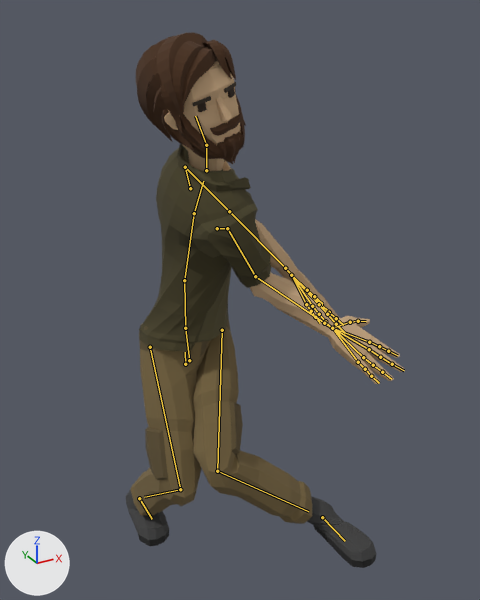
The glTF model app/src/main/assets/characters/Adventurer.gltf as it was, and as the next commit left it.
Before and after are seen from a 50 mm camera at (-0.732, -1.721, 1.659) aimed at (0.109, -0.192, 0.894). The axes (+X, +Y, +Z) are drawn at lower left. The lights are the same throughout. The older version comes first. Both versions are drawn at frame 3 of the action 'Throw_BH'; the numbers are the values there. The bones that change, and the others that lie on the model, are drawn over the model as lines.

Names of what the first picture shows: 'Adventurer_Body', 'Adventurer_Feet', 'Adventurer_Head', 'Adventurer_Legs'.
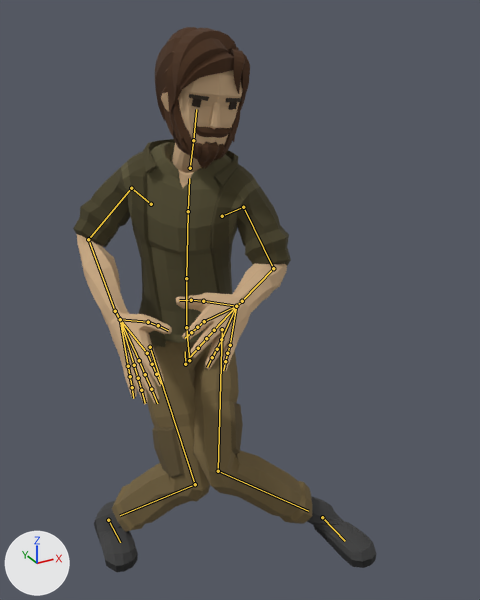
Boxes [x1, y1, x2, y2] around the edits, measured in the pictures (480 x 600 px):
```json
{"object": "Adventurer_Body", "change": "posed", "before": [139, 144, 404, 384], "after": [73, 139, 291, 405], "on screen": "18% narrower, 11% taller"}
{"object": "Adventurer_Legs", "change": "posed", "before": [131, 319, 312, 524], "after": [112, 340, 312, 532]}
{"object": "Adventurer_Head", "change": "posed", "before": [136, 32, 246, 171], "after": [155, 27, 250, 173], "on screen": "14% narrower"}
{"object": "Adventurer_Feet", "change": "posed", "before": [126, 489, 377, 568], "after": [94, 497, 377, 572], "on screen": "13% wider"}
{"bone": "Hips", "before": "(189, 360) to (185, 328)", "after": "(189, 360) to (186, 327)"}
{"bone": "Abdomen", "before": "(185, 328) to (184, 280)", "after": "(186, 327) to (186, 278)"}
{"bone": "Torso", "before": "(184, 280) to (194, 213)", "after": "(186, 278) to (188, 211)"}
{"bone": "Chest", "before": "(194, 213) to (203, 181)", "after": "(188, 211) to (189, 178)"}
{"bone": "Neck", "before": "(206, 170) to (206, 145)", "after": "(190, 168) to (193, 140)"}
{"bone": "Head", "before": "(206, 145) to (195, 116)", "after": "(193, 140) to (196, 109)"}
{"bone": "UpperArm.L", "before": "(185, 167) to (229, 211)", "after": "(243, 207) to (273, 268)"}
{"bone": "LowerArm.L", "before": "(229, 211) to (285, 268)", "after": "(273, 268) to (242, 301)"}
{"bone": "Wrist.L", "before": "(285, 268) to (291, 275)", "after": "(242, 301) to (236, 306)"}
{"bone": "UpperArm.R", "before": "(227, 228) to (255, 276)", "after": "(131, 188) to (88, 239)"}
{"bone": "LowerArm.R", "before": "(255, 276) to (324, 323)", "after": "(88, 239) to (115, 311)"}
{"bone": "Wrist.R", "before": "(324, 323) to (332, 328)", "after": "(115, 311) to (120, 319)"}
{"bone": "UpperLeg.R", "before": "(150, 347) to (180, 489)", "after": "(150, 347) to (195, 484)"}
{"bone": "LowerLeg.R", "before": "(180, 489) to (144, 497)", "after": "(195, 484) to (120, 515)"}
{"bone": "Foot.R", "before": "(139, 498) to (152, 519)", "after": "(108, 520) to (120, 542)"}
```

Scene script edits in JSON lines:
```json
{"block": "bone_hips", "where": "bone_hips = bpy.data.objects['CharacterArmature'].pose.bones['Hips']  # child of 'Body'"}
{"op": "set", "path": "bone_hips.rotation_quaternion", "old": "(0.995, 0.0, 0.095, 0.013)", "new": "(0.999, 0.0, -0.033, -0.005)", "note": "degrees (0, 11, 2) -> degrees (0, -4, -1)"}
{"block": "bone_abdomen", "where": "bone_abdomen = bpy.data.objects['CharacterArmature'].pose.bones['Abdomen']  # child of 'Hips'"}
{"op": "set", "path": "bone_abdomen.rotation_quaternion", "old": "(0.971, 0.053, 0.228, 0.034)", "new": "(0.994, 0.042, -0.098, -0.011)", "note": "degrees (8, 26, 6) -> degrees (5, -11, -2)"}
{"block": "bone_torso", "where": "bone_torso = bpy.data.objects['CharacterArmature'].pose.bones['Torso']  # child of 'Abdomen'"}
{"op": "set", "path": "bone_torso.rotation_quaternion", "old": "(0.957, 0.054, 0.284, 0.017)", "new": "(0.991, 0.042, -0.126, -0.004)", "note": "degrees (8, 33, 4) -> degrees (5, -14, -1)"}
{"block": "bone_chest", "where": "bone_chest = bpy.data.objects['CharacterArmature'].pose.bones['Chest']  # child of 'Torso'"}
{"op": "set", "path": "bone_chest.rotation_quaternion", "old": "(0.986, 0.041, 0.151, 0.054)", "new": "(0.996, 0.052, -0.072, -0.019)", "note": "degrees (6, 17, 7) -> degrees (6, -8, -3)"}
{"block": "bone_neck", "where": "bone_neck = bpy.data.objects['CharacterArmature'].pose.bones['Neck']  # child of 'Chest'"}
{"op": "set", "path": "bone_neck.rotation_quaternion", "old": "(0.928, -0.122, -0.348, 0.049)", "new": "(0.986, -0.022, 0.158, -0.039)", "note": "degrees (-20, -39, 13) -> degrees (-3, 18, -5)"}
{"block": "bone_head", "where": "bone_head = bpy.data.objects['CharacterArmature'].pose.bones['Head']  # child of 'Neck'"}
{"op": "set", "path": "bone_head.rotation_quaternion", "old": "(0.937, -0.241, -0.252, -0.033)", "new": "(0.985, -0.122, 0.123, -0.011)", "note": "degrees (-30, -29, 4) -> degrees (-14, 14, -3)"}
{"block": "bone_upperarm_l", "where": "bone_upperarm_l = bpy.data.objects['CharacterArmature'].pose.bones['UpperArm.L']  # child of 'Shoulder.L'"}
{"op": "set", "path": "bone_upperarm_l.rotation_quaternion", "old": "(0.502, -0.505, 0.0, -0.703)", "new": "(0.889, -0.38, 0.0, -0.254)", "note": "degrees (-46, -45, -89) -> degrees (-44, -11, -27)"}
{"block": "bone_lowerarm_l", "where": "bone_lowerarm_l = bpy.data.objects['CharacterArmature'].pose.bones['LowerArm.L']  # child of 'UpperArm.L'"}
{"op": "set", "path": "bone_lowerarm_l.rotation_quaternion", "old": "(0.998, -0.06, 0.0, -0.031)", "new": "(0.799, 0.105, 0.0, -0.591)", "note": "degrees (-7, 0, -4) -> degrees (10, 7, -72)"}
{"block": "bone_wrist_l", "where": "bone_wrist_l = bpy.data.objects['CharacterArmature'].pose.bones['Wrist.L']  # child of 'LowerArm.L'"}
{"op": "set", "path": "bone_wrist_l.rotation_quaternion", "old": "(0.999, -0.037, 0.0, -0.017)", "new": "(0.997, -0.069, 0.0, -0.047)", "note": "degrees (-4, 0, -2) -> degrees (-8, 0, -5)"}
{"block": "bone_upperarm_r", "where": "bone_upperarm_r = bpy.data.objects['CharacterArmature'].pose.bones['UpperArm.R']  # child of 'Shoulder.R'"}
{"op": "set", "path": "bone_upperarm_r.rotation_quaternion", "old": "(0.759, -0.504, 0.0, 0.412)", "new": "(0.865, -0.394, 0.0, 0.311)", "note": "degrees (-57, 25, 43) -> degrees (-45, 14, 34)"}
{"block": "bone_lowerarm_r", "where": "bone_lowerarm_r = bpy.data.objects['CharacterArmature'].pose.bones['LowerArm.R']  # child of 'UpperArm.R'"}
{"op": "set", "path": "bone_lowerarm_r.rotation_quaternion", "old": "(0.946, 0.318, 0.0, -0.039)", "new": "(0.853, -0.253, 0.0, 0.455)", "note": "degrees (37, 1, -4) -> degrees (-26, 13, 53)"}
{"block": "bone_wrist_r", "where": "bone_wrist_r = bpy.data.objects['CharacterArmature'].pose.bones['Wrist.R']  # child of 'LowerArm.R'"}
{"op": "set", "path": "bone_wrist_r.rotation_quaternion", "old": "(0.997, -0.017, 0.0, 0.078)", "new": "(0.995, -0.071, 0.0, 0.067)", "note": "degrees (-2, 0, 9) -> degrees (-8, 1, 8)"}
{"block": "bone_upperleg_r", "where": "bone_upperleg_r = bpy.data.objects['CharacterArmature'].pose.bones['UpperLeg.R']  # child of 'Body'"}
{"op": "set", "path": "bone_upperleg_r.rotation_quaternion", "old": "(0.984, 0.0, 0.001, -0.174)", "new": "(0.977, 0.033, -0.099, -0.188)", "note": "degrees (0, 0, -20) -> degrees (6, -10, -22)"}
{"block": "bone_lowerleg_r", "where": "bone_lowerleg_r = bpy.data.objects['CharacterArmature'].pose.bones['LowerLeg.R']  # child of 'UpperLeg.R'"}
{"op": "set", "path": "bone_lowerleg_r.rotation_quaternion", "old": "(0.83, 0.558, 0.0, 0.0)", "new": "(0.825, 0.555, -0.076, 0.075)", "note": "degrees (68, 0, 0) -> degrees (68, -12, 2)"}
{"block": "bone_foot_r", "where": "bone_foot_r = bpy.data.objects['CharacterArmature'].pose.bones['Foot.R']  # child of 'Root'"}
{"op": "set", "path": "bone_foot_r.location", "old": "(0.001, -0.211, -0.001)", "new": "(-0.135, -0.157, -0.001)"}
```
